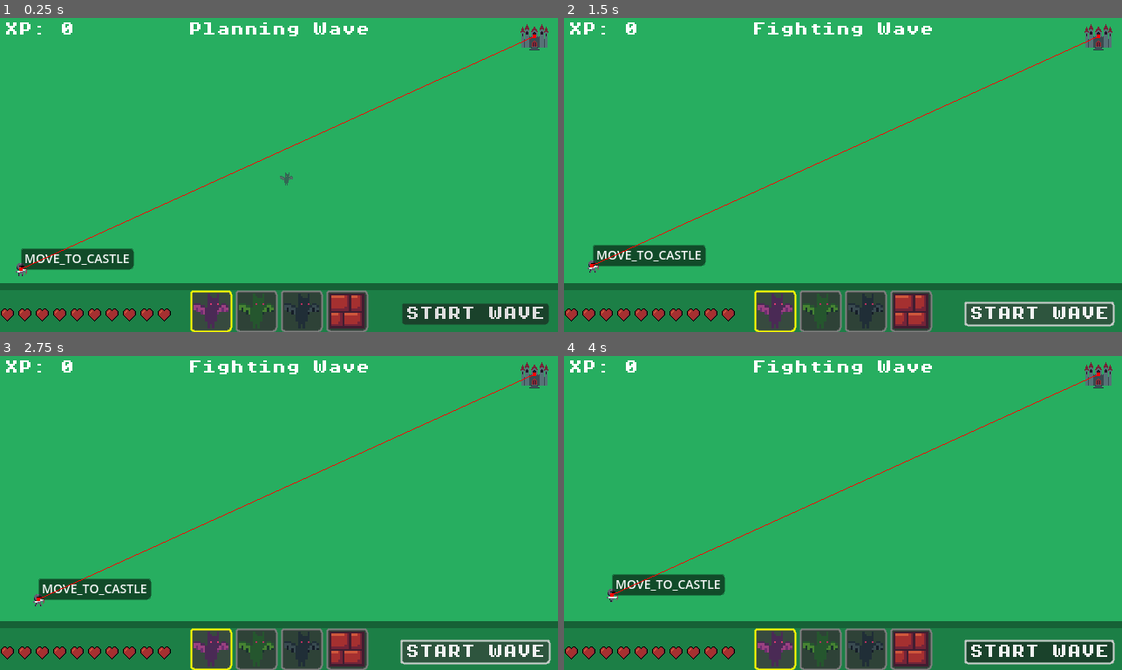
Above: before the commit, frames 1-4 (two rows, left to right).
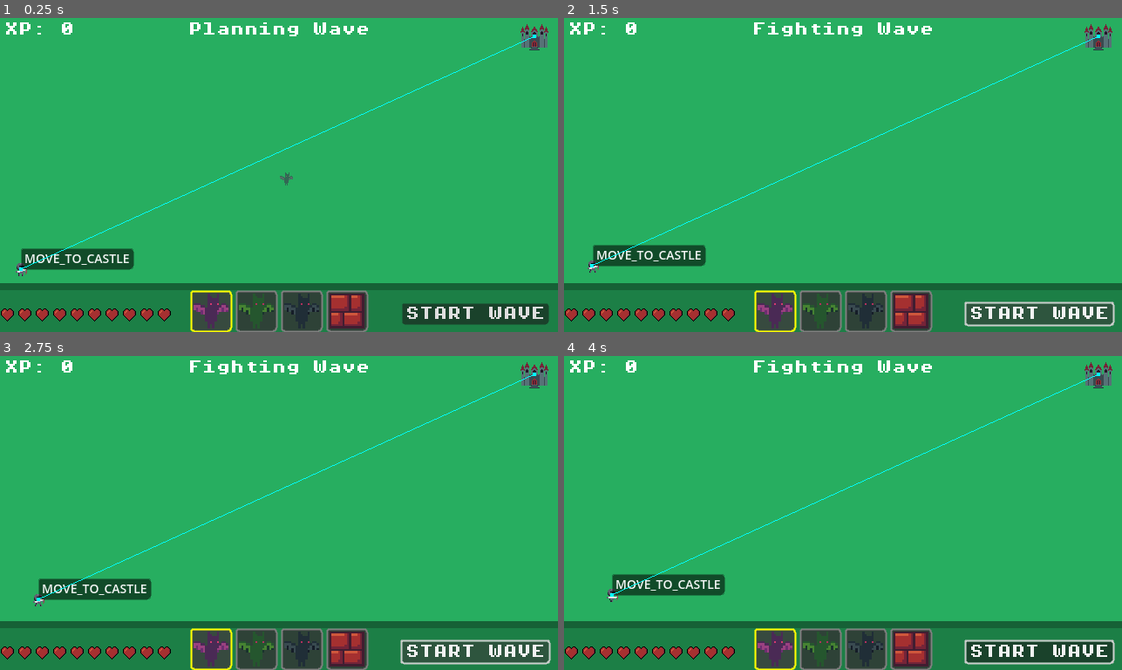
Above: after the commit, the same moments.

Repository: p-lorenzo/reversevs
Game: Godot game, scene res://scenes/world.tscn
The game is run twice, just before and just after one commit, with the same random seed, the same clock (stepped at 60 frames per second) and the same inputs.
Inputs (mouse positions are in pixels of both pictures, inside the frame that each line leads up to):
- Up to frame 1 (0.25 s): no input
- Up to frame 2 (1.5 s): click "START WAVE" at 0.5 s; click "START WAVE" at 1.25 s
- Up to frame 3 (2.75 s): click "START WAVE" at 2 s
- Up to frame 4 (4 s): tap Enter (ui_accept) at 2.75, 3.02, 3.77 s; move the mouse to (965, 497) at 2.77 s; click (965, 497) at 2.92 s; move the mouse to (731, 528) at 3.52 s; click (731, 528) at 3.67 s

The runs differ from the first frame. In frame 1, 0.3% of the frame differs, in the area x 3-97%, y 5-81%; in frame 2, 0.3%; in frame 3, 0.3%; in frame 4, 0.3%.

Commit message:
fix: enemies now don't get stuck in corridors too

Diff:
--- a/scenes/enemy.tscn
+++ b/scenes/enemy.tscn
@@ -5,8 +5,9 @@
 [ext_resource type="Script" uid="uid://b76c7yacwtbu4" path="res://scripts/health_system.gd" id="3_4ra3w"]
 [ext_resource type="PackedScene" uid="uid://w4w7u6dy3xn6" path="res://scenes/particles/slash.tscn" id="4_5uy6h"]
 
-[sub_resource type="RectangleShape2D" id="RectangleShape2D_7p1mj"]
-size = Vector2(10, 10)
+[sub_resource type="CapsuleShape2D" id="CapsuleShape2D_5uy6h"]
+radius = 6.5
+height = 15.0
 
 [sub_resource type="AtlasTexture" id="AtlasTexture_4ra3w"]
 atlas = ExtResource("2_md0e3")
@@ -71,7 +72,7 @@
 metadata/_edit_horizontal_guides_ = [-20.0]
 
 [node name="CollisionShape2D" type="CollisionShape2D" parent="."]
-shape = SubResource("RectangleShape2D_7p1mj")
+shape = SubResource("CapsuleShape2D_5uy6h")
 
 [node name="AnimatedSprite2D" type="AnimatedSprite2D" parent="."]
 sprite_frames = SubResource("SpriteFrames_xwavj")
@@ -89,5 +90,6 @@
 [node name="NavigationAgent2D" type="NavigationAgent2D" parent="."]
 path_desired_distance = 0.1
 target_desired_distance = 20.0
+debug_enabled = true
 
 [connection signal="died" from="Health" to="." method="_on_health_died"]
--- a/scenes/enemy2.tscn
+++ b/scenes/enemy2.tscn
@@ -5,8 +5,9 @@
 [ext_resource type="Script" uid="uid://b76c7yacwtbu4" path="res://scripts/health_system.gd" id="3_lsk8u"]
 [ext_resource type="PackedScene" uid="uid://w4w7u6dy3xn6" path="res://scenes/particles/slash.tscn" id="4_thqno"]
 
-[sub_resource type="RectangleShape2D" id="RectangleShape2D_7p1mj"]
-size = Vector2(10, 10)
+[sub_resource type="CapsuleShape2D" id="CapsuleShape2D_23kvp"]
+radius = 6.5
+height = 15.0
 
 [sub_resource type="AtlasTexture" id="AtlasTexture_thqno"]
 atlas = ExtResource("2_lsk8u")
@@ -71,7 +72,7 @@
 metadata/_edit_horizontal_guides_ = [-20.0]
 
 [node name="CollisionShape2D" type="CollisionShape2D" parent="."]
-shape = SubResource("RectangleShape2D_7p1mj")
+shape = SubResource("CapsuleShape2D_23kvp")
 
 [node name="AnimatedSprite2D" type="AnimatedSprite2D" parent="."]
 sprite_frames = SubResource("SpriteFrames_xwavj")
@@ -89,5 +90,6 @@
 [node name="NavigationAgent2D" type="NavigationAgent2D" parent="."]
 path_desired_distance = 0.1
 target_desired_distance = 20.0
+debug_enabled = true
 
 [connection signal="died" from="Health" to="." method="_on_health_died"]
--- a/scenes/enemy3.tscn
+++ b/scenes/enemy3.tscn
@@ -5,8 +5,9 @@
 [ext_resource type="Script" uid="uid://b76c7yacwtbu4" path="res://scripts/health_system.gd" id="3_2wk5q"]
 [ext_resource type="PackedScene" uid="uid://w4w7u6dy3xn6" path="res://scenes/particles/slash.tscn" id="4_b0uxi"]
 
-[sub_resource type="RectangleShape2D" id="RectangleShape2D_7p1mj"]
-size = Vector2(10, 10)
+[sub_resource type="CapsuleShape2D" id="CapsuleShape2D_kroph"]
+radius = 6.5
+height = 15.0
 
 [sub_resource type="AtlasTexture" id="AtlasTexture_xx6g3"]
 atlas = ExtResource("2_kroph")
@@ -71,7 +72,7 @@
 metadata/_edit_horizontal_guides_ = [-20.0]
 
 [node name="CollisionShape2D" type="CollisionShape2D" parent="."]
-shape = SubResource("RectangleShape2D_7p1mj")
+shape = SubResource("CapsuleShape2D_kroph")
 
 [node name="AnimatedSprite2D" type="AnimatedSprite2D" parent="."]
 sprite_frames = SubResource("SpriteFrames_xwavj")
@@ -89,5 +90,6 @@
 [node name="NavigationAgent2D" type="NavigationAgent2D" parent="."]
 path_desired_distance = 0.1
 target_desired_distance = 20.0
+debug_enabled = true
 
 [connection signal="died" from="Health" to="." method="_on_health_died"]
--- a/scenes/hero.tscn
+++ b/scenes/hero.tscn
@@ -88,5 +88,7 @@
 target_desired_distance = 20.0
 path_max_distance = 10.0
 debug_enabled = true
+debug_use_custom = true
+debug_path_custom_color = Color(0, 1, 1, 1)
 
 [connection signal="died" from="Health" to="." method="_on_health_died"]
